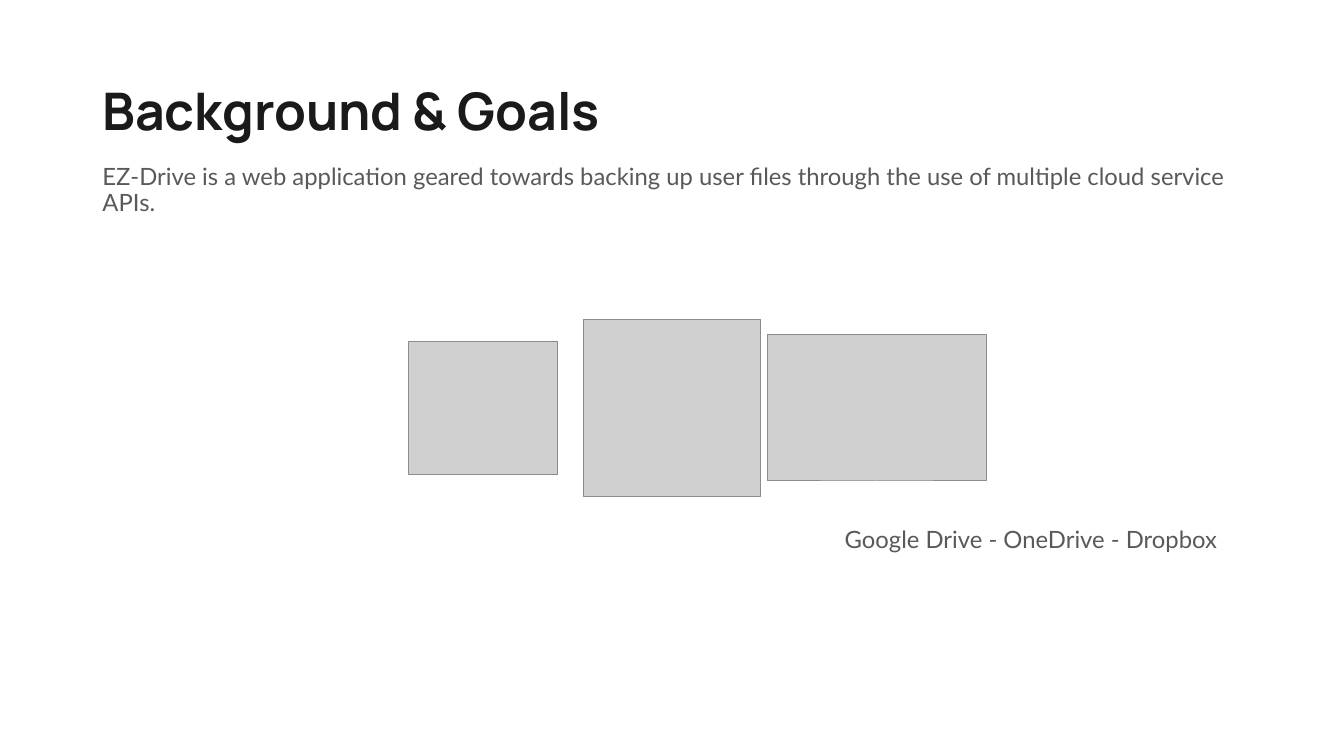
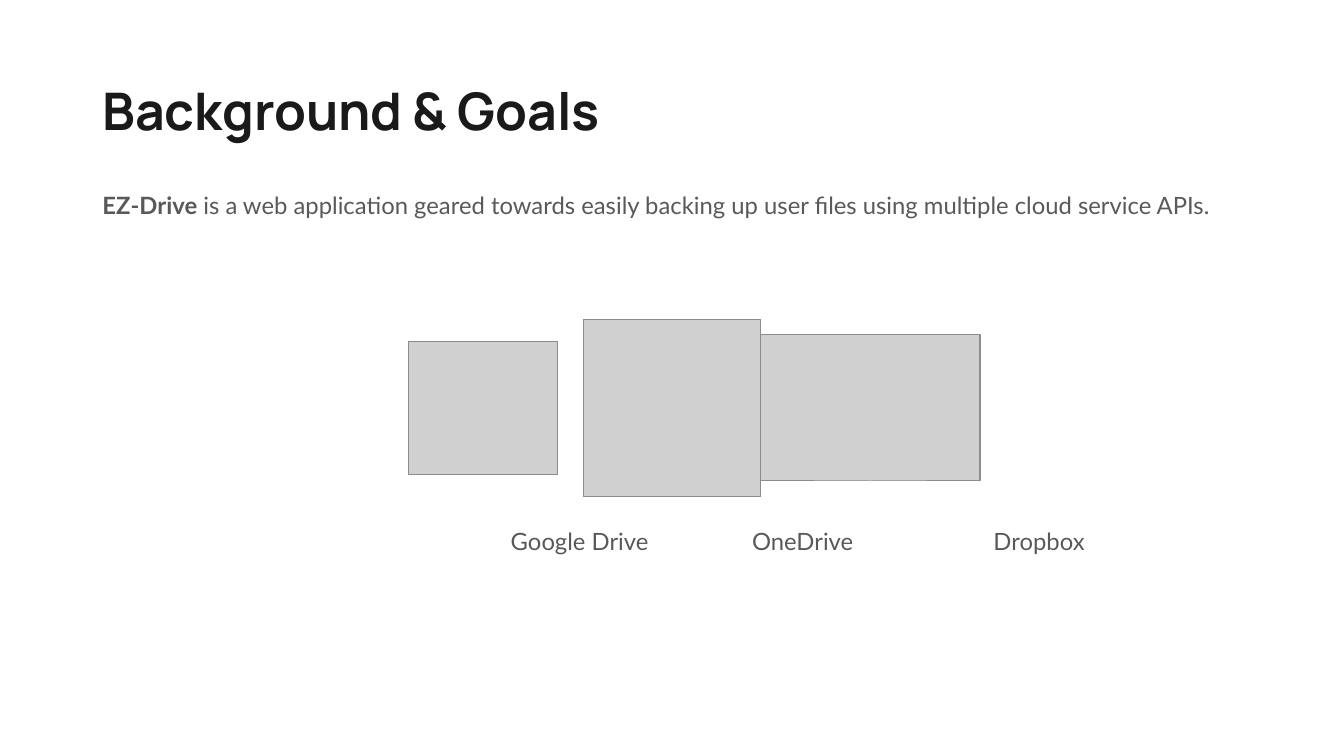
Before and after one commit to GRGalinger/Senior-Design, a slide deck: slide 2 of Files/SlideDeck/PresentationSlideDeck.pptx. Drawn at 1344x756 pixels with LibreOffice and Linux fonts; fonts in the diff are those of the drawing; grey boxes stand for pictures. Boxes give left, top, right and bottom in pixels: in the first picture for what was removed or moved away, otherwise in the second. Text is boxed around its words. In the diff, an @@ line names an element or a change of style, - is before the commit and + after.

```diff
--- a/Files/SlideDeck/PresentationSlideDeck.pptx
+++ b/Files/SlideDeck/PresentationSlideDeck.pptx
@@ text at bbox=[102, 196, 1210, 555]: text changed @@
-EZ-Drive is a web application geared towards backing up user files through the use of multiple cloud service APIs.
-Google Drive - OneDrive - Dropbox
+EZ-Drive is a web application geared towards easily backing up user files using multiple cloud service APIs.
+Google Drive OneDrive Dropbox
@@ picture: place and size @@
-picture at bbox=[767, 335, 987, 481]
+picture at bbox=[761, 335, 981, 481]
```
Also in this commit, not shown: 15 other slides changed.
